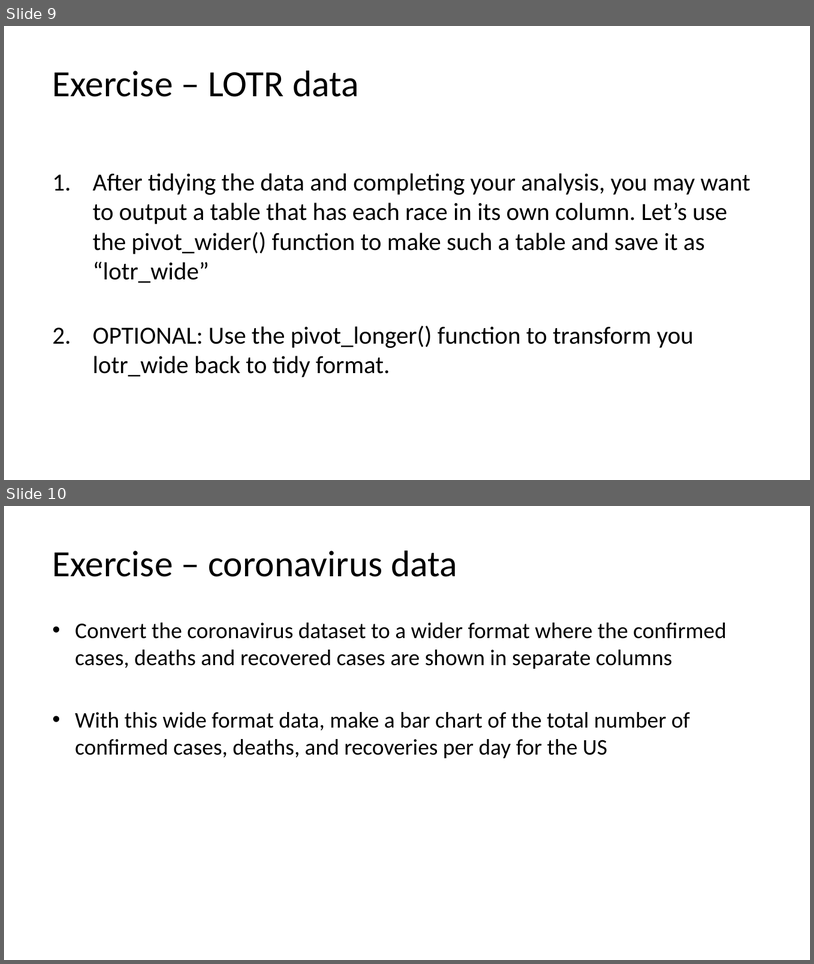
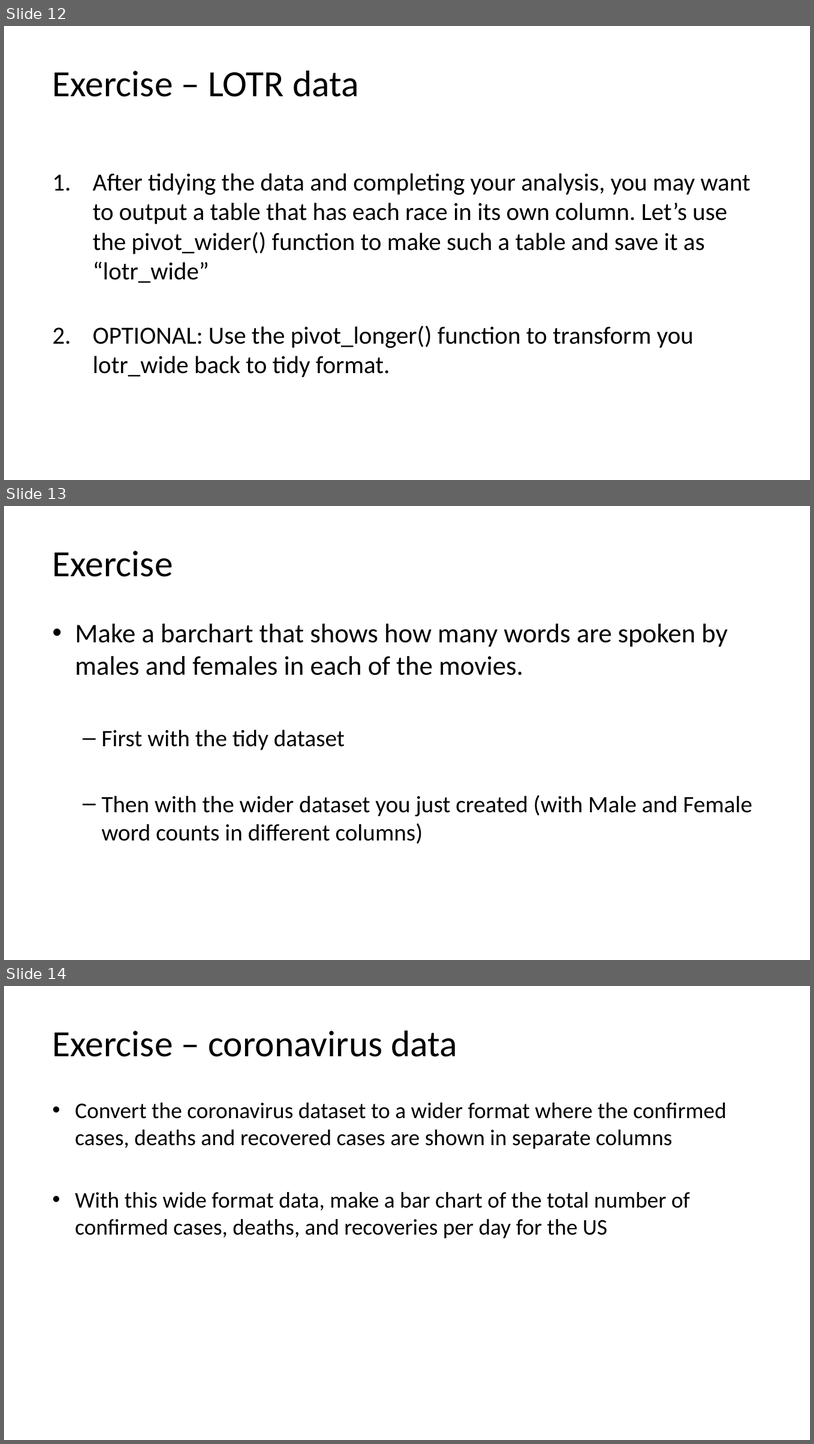
Before and after one commit to nt246/NTRES-6100-data-science, a slide deck: slides/Slides_tidydata.pptx. Shown one above the other, each under a label of ours: slides 9 and 10 before the commit, slides 12, 13 and 14 after it. The pictures are 814x964 and 814x1444 pixels, drawn with LibreOffice and Linux fonts; fonts in the diff are those of the drawing. Boxes give left, top, right and bottom in pixels: in the first picture for what was removed or moved away, otherwise in the second. Text is boxed around its words. In the diff, an @@ line names an element or a change of style, - is before the commit and + after.

```diff
--- a/slides/Slides_tidydata.pptx
+++ b/slides/Slides_tidydata.pptx
@@ slide 13 added at (x1=4, y1=506, x2=810, y2=960), background #FFFFFF @@
@@ title added at (x1=53, y1=550, x2=173, y2=577), 33 pt, text #000000 @@
+Exercise
@@ text added at (x1=75, y1=624, x2=752, y2=843), 21 pt, text #000000 @@
+• Make a barchart that shows how many words are spoken by males and females in each of the movies.
+  – First with the tidy dataset
+  – Then with the wider dataset you just created (with Male and Female word counts in different columns)
@@ what was slide 9 is now slide 12 @@
@@ what was slide 10 is now slide 14 @@
```
Also in this commit, not shown: 1 slide changed, 4 other slides added, 1 slide removed, 10 other files.
